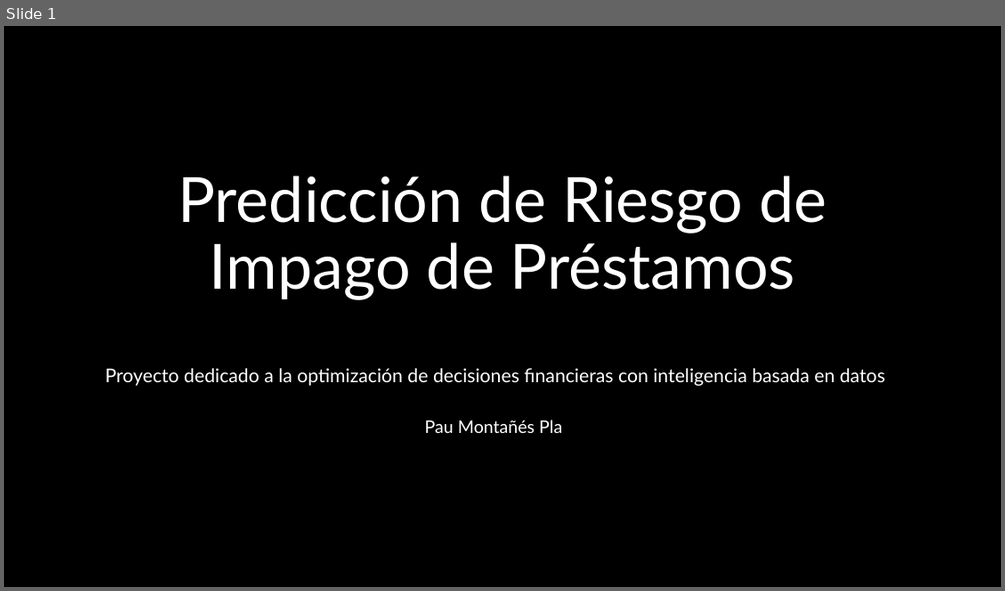
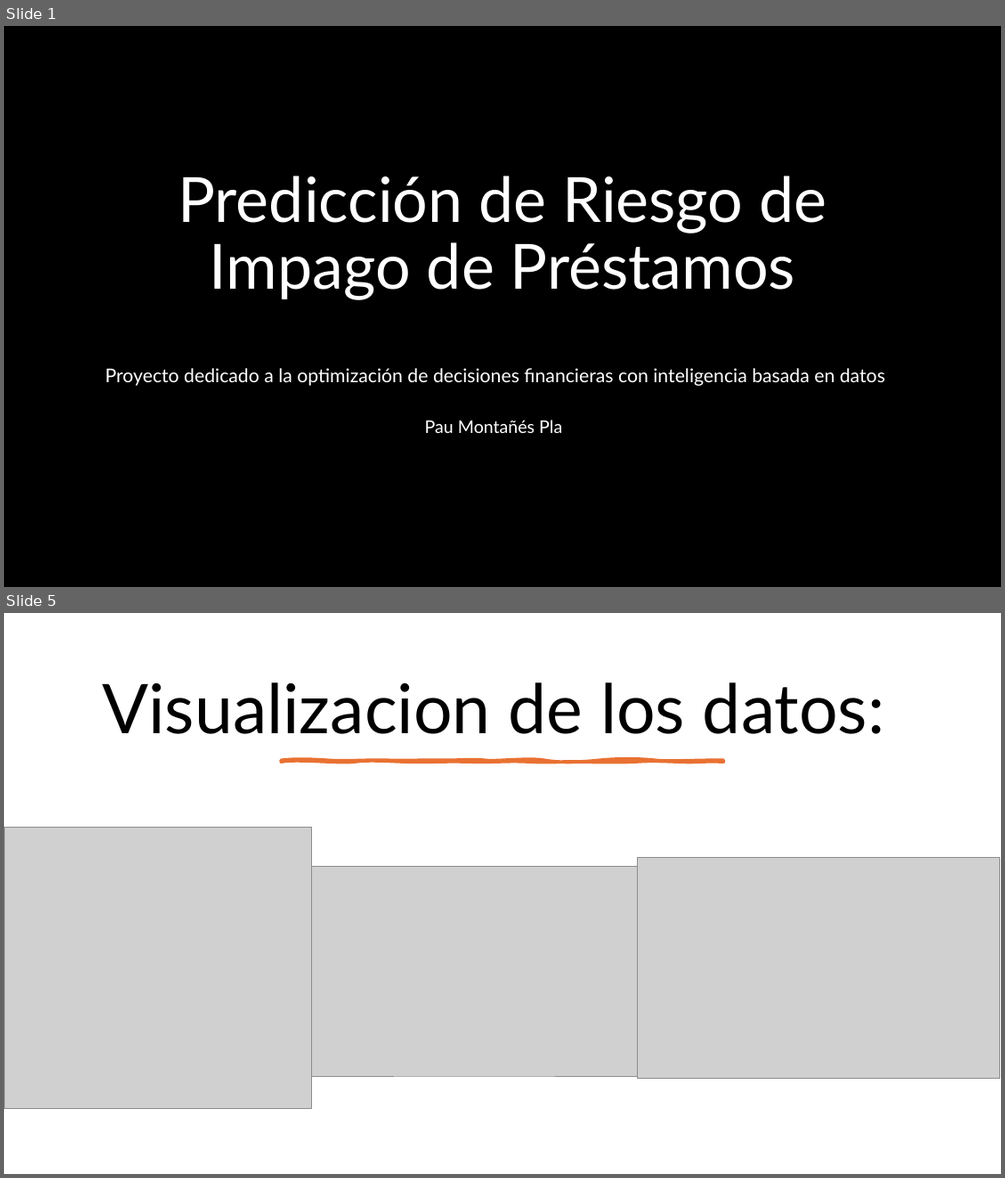
Before and after one commit to paumonty/ML_project, a slide deck: ML Proyect.pptx. Shown one above the other, each under a label of ours: slide 1 before the commit, slides 1 and 5 after it; the slides between them are not shown. The pictures are 1005x591 and 1005x1178 pixels, drawn with LibreOffice and Linux fonts; fonts in the diff are those of the drawing; grey boxes stand for pictures; background and template pictures are left out. Boxes give left, top, right and bottom in pixels: in the first picture for what was removed or moved away, otherwise in the second. Text is boxed around its words. In the diff, an @@ line names an element or a change of style, - is before the commit and + after.

```diff
--- a/ML Proyect.pptx
+++ b/ML Proyect.pptx
@@ slide 5 added at [4,613,1001,1174], background #FFFFFF @@
@@ title added at [102,682,884,734], 66 pt, text #000000 @@
+Visualizacion de los datos:
@@ freeform shape added at [282,761,724,762], fill #E97132, outline #E97132 3.25 pt @@
@@ picture added at [4,827,311,1108] @@
@@ picture added at [311,867,638,1076] @@
@@ picture added at [638,858,1000,1078] @@
```
Also in this commit, not shown: 10 other slides added, 9 slides removed.
